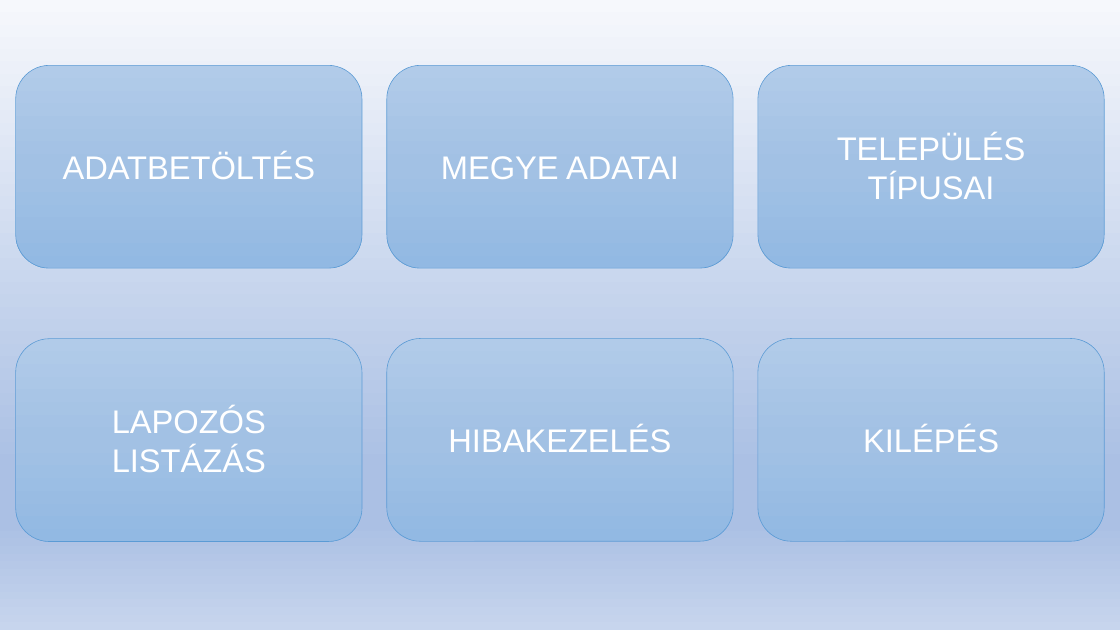
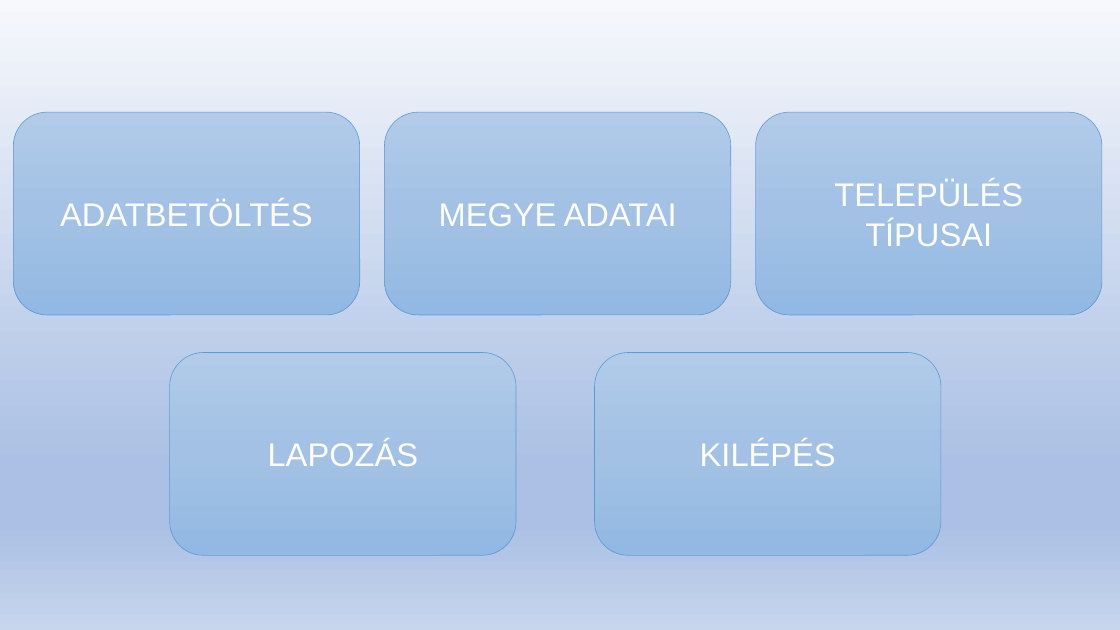
Before and after one commit to Dorian25asd/Lakossag, a slide deck: slide 2 of Népesség 2025.pptx. Drawn at 1120x630 pixels with LibreOffice and Linux fonts; fonts in the diff are those of the drawing. Boxes give left, top, right and bottom in pixels: in the first picture for what was removed or moved away, otherwise in the second. Text is boxed around its words. In the diff, an @@ line names an element or a change of style, - is before the commit and + after.

```diff
--- a/Népesség 2025.pptx
+++ b/Népesség 2025.pptx
@@ rounded rectangle "ADATBETÖLTÉS": place and size @@
-rounded rectangle "ADATBETÖLTÉS" at <box>16,66,362,269</box>
+rounded rectangle "ADATBETÖLTÉS" at <box>13,112,360,315</box>
@@ rounded rectangle "MEGYE ADATAI": place and size @@
-rounded rectangle "MEGYE ADATAI" at <box>386,66,733,269</box>
+rounded rectangle "MEGYE ADATAI" at <box>385,112,731,315</box>
@@ rounded rectangle "TELEPÜLÉS TÍPUSAI": place and size @@
-rounded rectangle "TELEPÜLÉS TÍPUSAI" at <box>758,66,1104,269</box>
+rounded rectangle "TELEPÜLÉS TÍPUSAI" at <box>756,112,1102,315</box>
@@ rounded rectangle "LAPOZÁS": place and size @@
-rounded rectangle "LAPOZÁS" at <box>16,339,362,542</box>
+rounded rectangle "LAPOZÁS" at <box>170,353,516,556</box>
@@ rounded rectangle removed at <box>386,339,733,542</box> @@
-HIBAKEZELÉS
@@ rounded rectangle "KILÉPÉS": place and size @@
-rounded rectangle "KILÉPÉS" at <box>758,339,1104,542</box>
+rounded rectangle "KILÉPÉS" at <box>595,353,941,556</box>
@@ text in rounded rectangle at <box>268,440,418,466</box>: text changed @@
-LAPOZÓS LISTÁZÁS
+LAPOZÁS
```
Also in this commit, not shown: 6 slides added, 2 slides removed, 1 other file.
